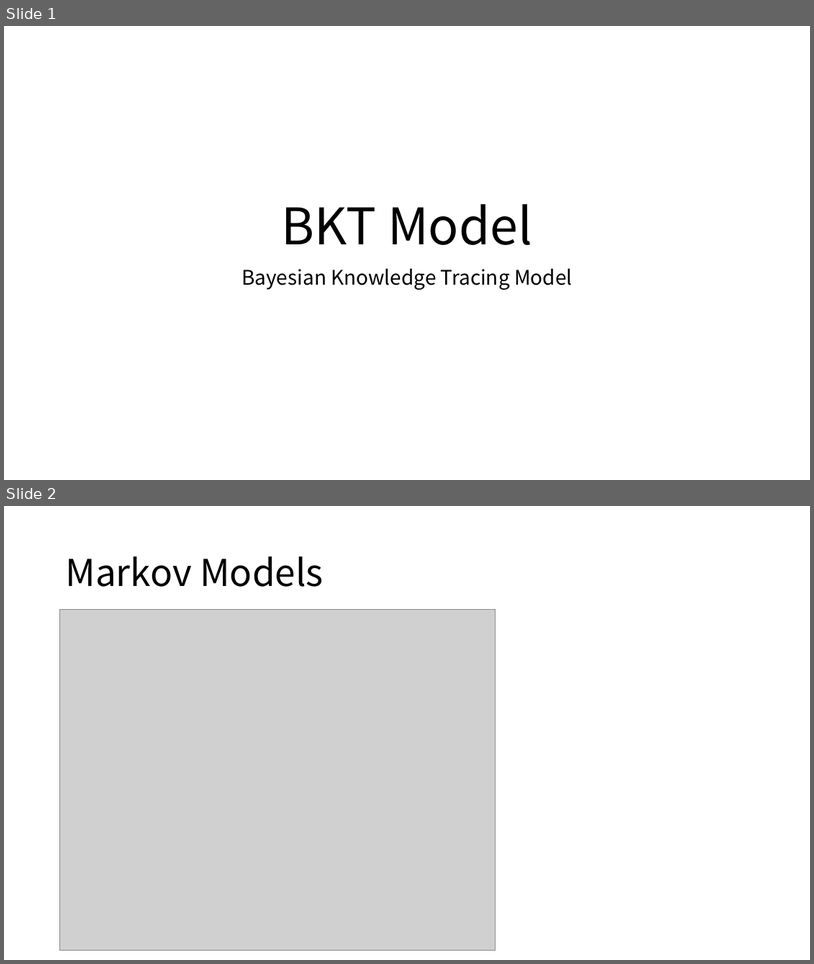
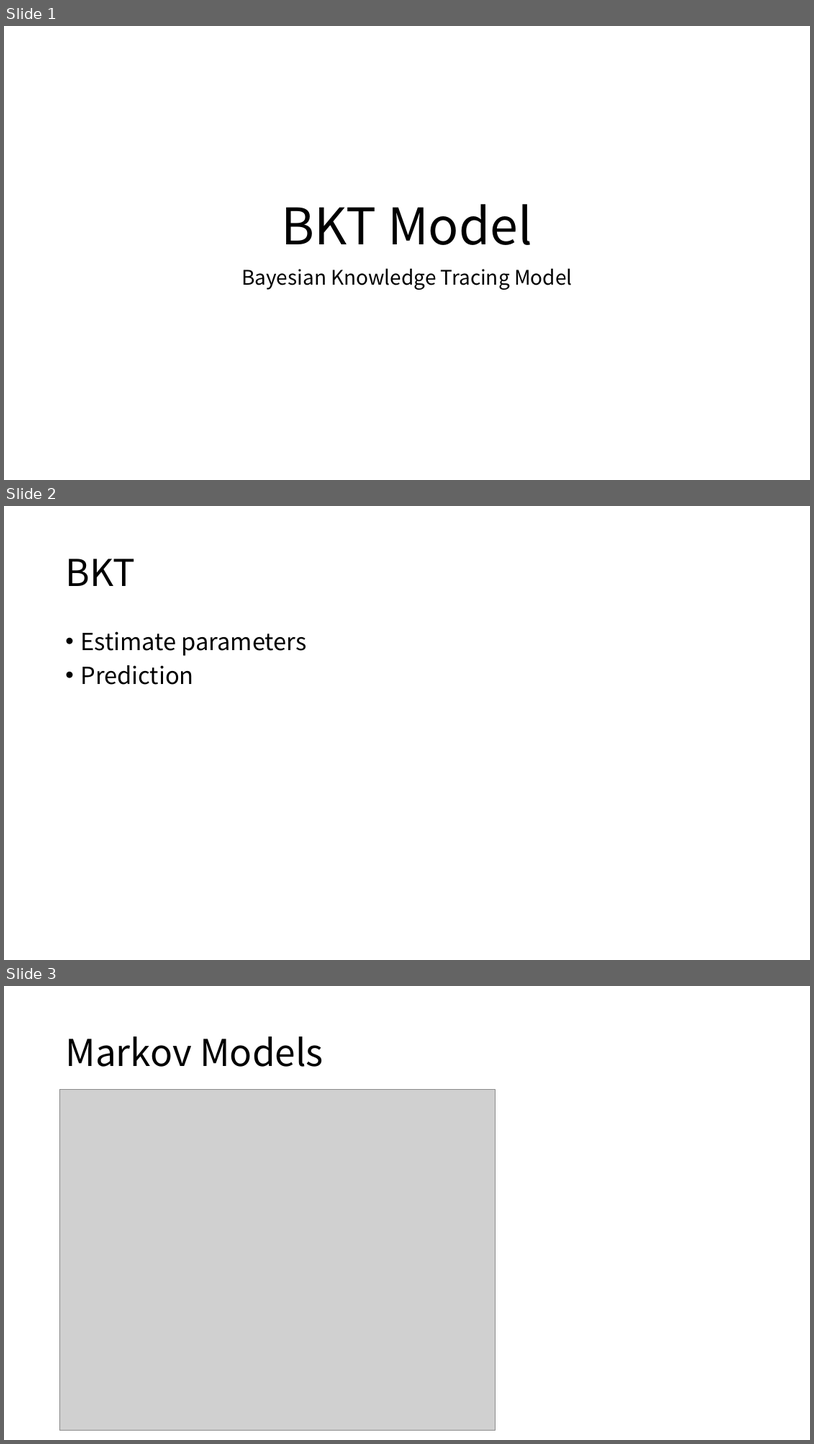
Before and after one commit to cloudspurs/klz, a slide deck: ai/models/statistics/hmm/bkt.pptx. Shown one above the other, each under a label of ours: slides 1 and 2 before the commit, slides 1, 2 and 3 after it. The pictures are 814x964 and 814x1444 pixels, drawn with LibreOffice and Linux fonts; fonts in the diff are those of the drawing; grey boxes stand for pictures. Boxes give left, top, right and bottom in pixels: in the first picture for what was removed or moved away, otherwise in the second. Text is boxed around its words. In the diff, an @@ line names an element or a change of style, - is before the commit and + after.

```diff
--- a/ai/models/statistics/hmm/bkt.pptx
+++ b/ai/models/statistics/hmm/bkt.pptx
@@ slide 2 added at box(4, 506, 810, 960), background #FFFFFF @@
@@ title added at box(65, 559, 135, 586), 44 pt, text #000000 @@
+BKT
@@ text added at box(80, 631, 307, 685), 28 pt, text #000000 @@
+• Estimate parameters
+• Prediction
@@ what was slide 2 is now slide 3 @@
```
Also in this commit, not shown: 1 slide changed, 1 other file.
